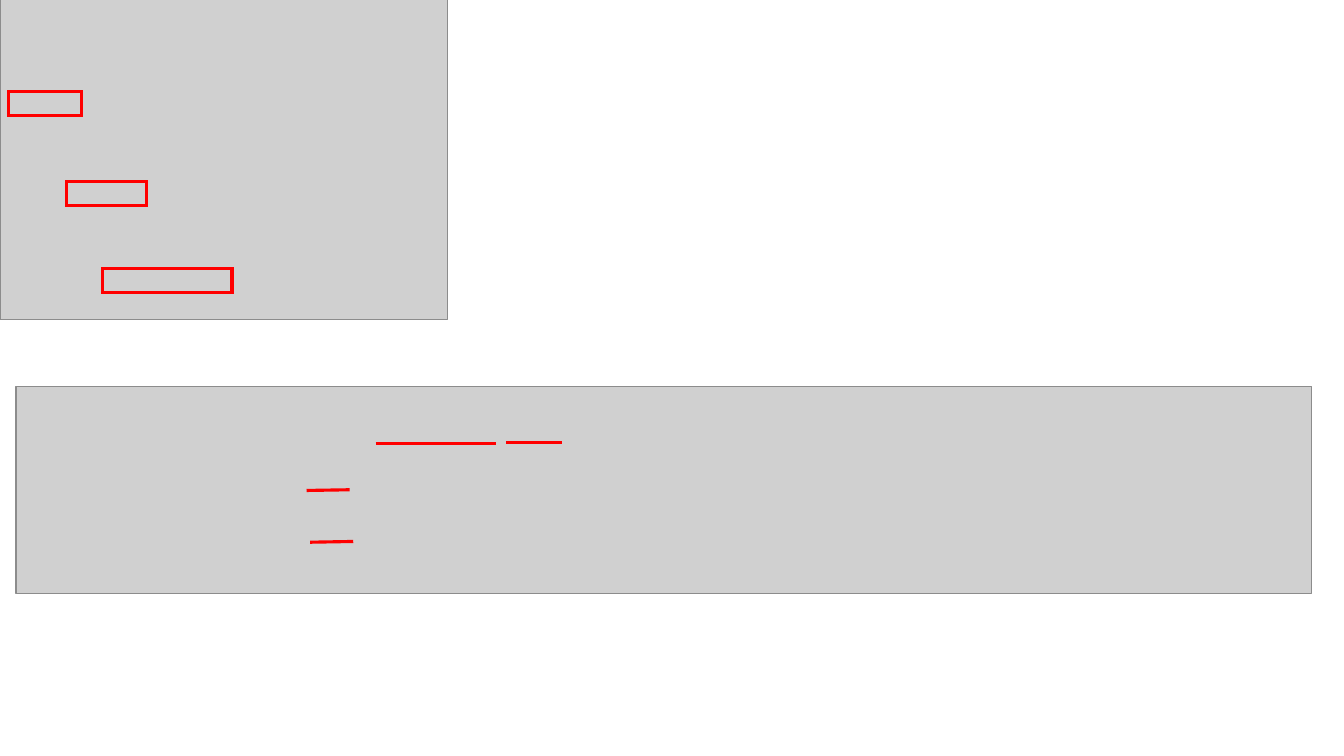
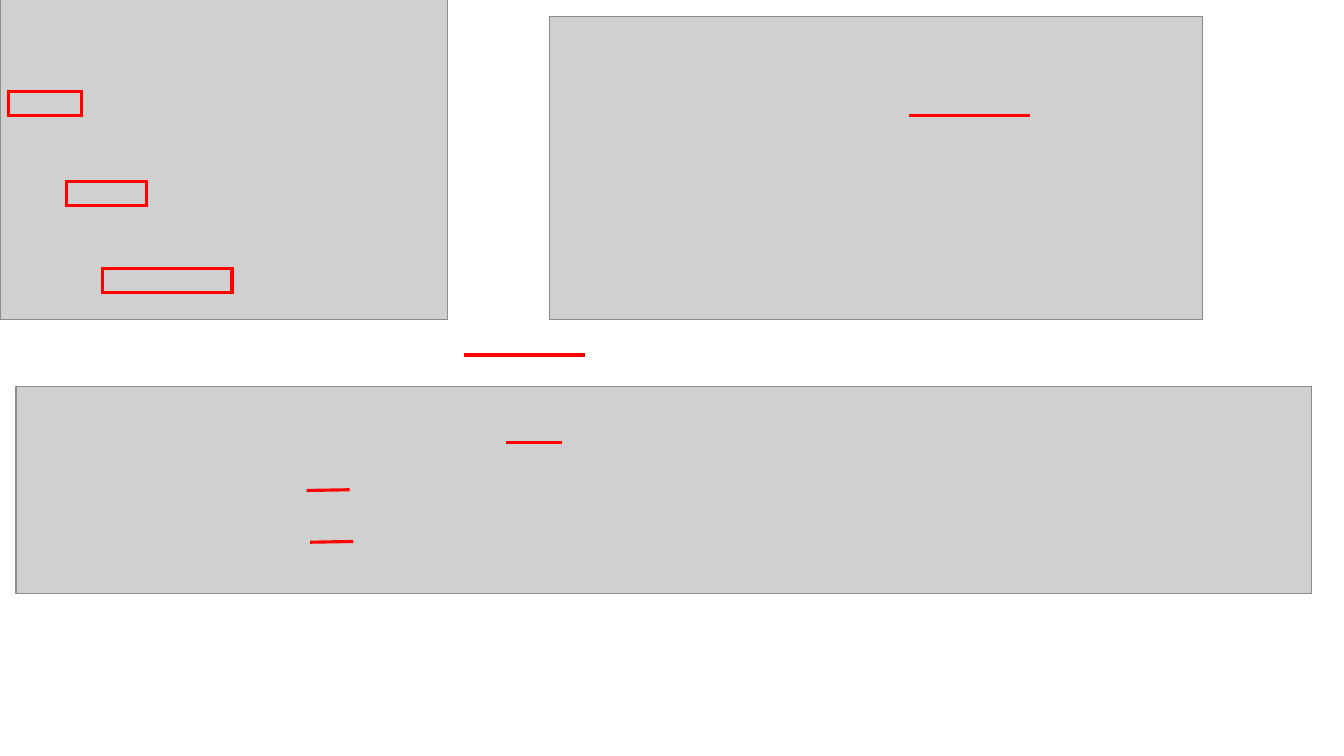
Before and after one commit to dhslrl321/TIL, a slide deck: slide 7 of Spring-Springboot/스프링 프레임워크 학습자료.pptx. Drawn at 1344x756 pixels with LibreOffice and Linux fonts; fonts in the diff are those of the drawing; grey boxes stand for pictures. Boxes give left, top, right and bottom in pixels: in the first picture for what was removed or moved away, otherwise in the second. Text is boxed around its words. In the diff, an @@ line names an element or a change of style, - is before the commit and + after.

```diff
--- a/Spring-Springboot/스프링 프레임워크 학습자료.pptx
+++ b/Spring-Springboot/스프링 프레임워크 학습자료.pptx
@@ picture added at [549, 17, 1203, 320] @@
@@ line added from (909, 115) to (1029, 115), #FF0000 2.25 pt @@
@@ line moved from (376, 444) - (496, 444) to (465, 355) - (585, 355) @@
```
Also in this commit, not shown: 1 other slide changed, 1 slide added, 1 slide removed, 2 other files.
